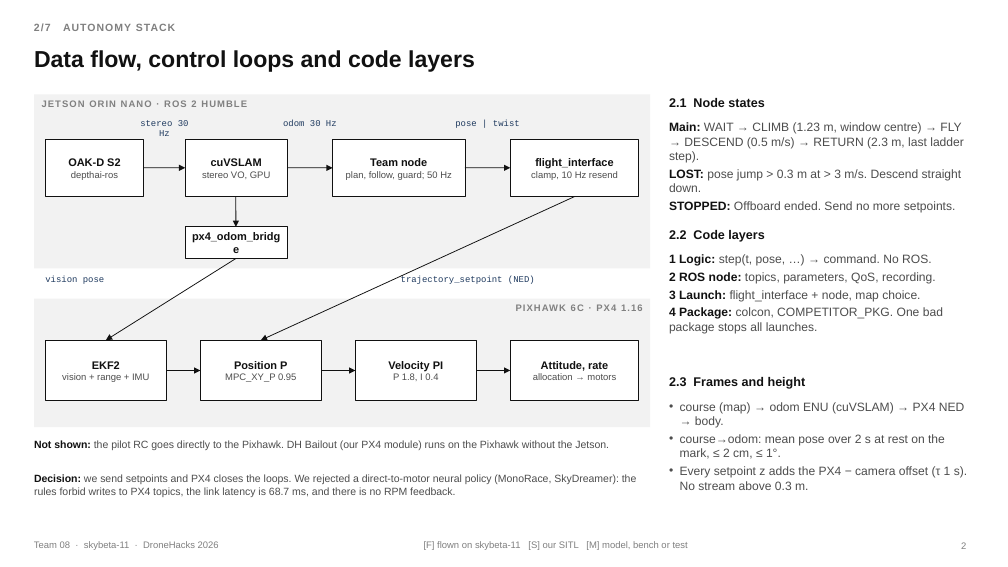
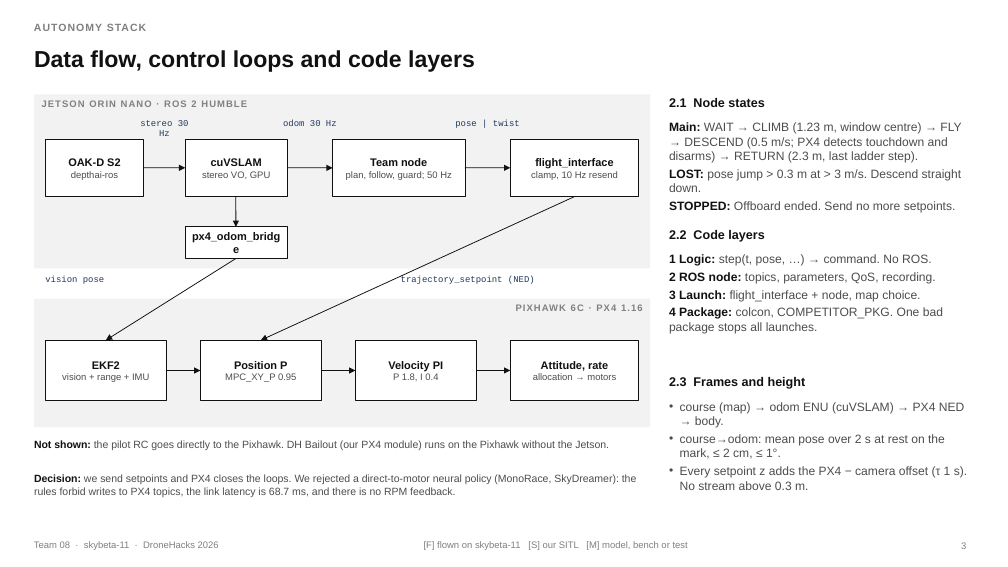
Before and after one commit to moterodiaz/DroneHacks, a slide deck: slide 3 of docs/presentation/DroneHacks-Team08-technical.pptx (slide 2 before the commit). Drawn at 1008x567 pixels with LibreOffice and Linux fonts; fonts in the diff are those of the drawing. Boxes give left, top, right and bottom in pixels: in the first picture for what was removed or moved away, otherwise in the second. Text is boxed around its words. In the diff, an @@ line names an element or a change of style, - is before the commit and + after.

```diff
--- a/docs/presentation/DroneHacks-Team08-technical.pptx
+++ b/docs/presentation/DroneHacks-Team08-technical.pptx
@@ text at <box>34,24,146,31</box>: text changed @@
-2/7 AUTONOMY STACK
+AUTONOMY STACK
@@ text at <box>669,122,961,163</box>: text changed @@
-• Main: WAIT → CLIMB (1.23 m, window centre) → FLY → DESCEND (0.5 m/s) → RETURN (2.3 m, last ladder step).
+• Main: WAIT → CLIMB (1.23 m, window centre) → FLY → DESCEND (0.5 m/s; PX4 detects touchdown and disarms) → RETURN (2.3 m, last ladder step).
```
Also in this commit, not shown: 6 other slides changed, 1 slide added, 6 other files.
